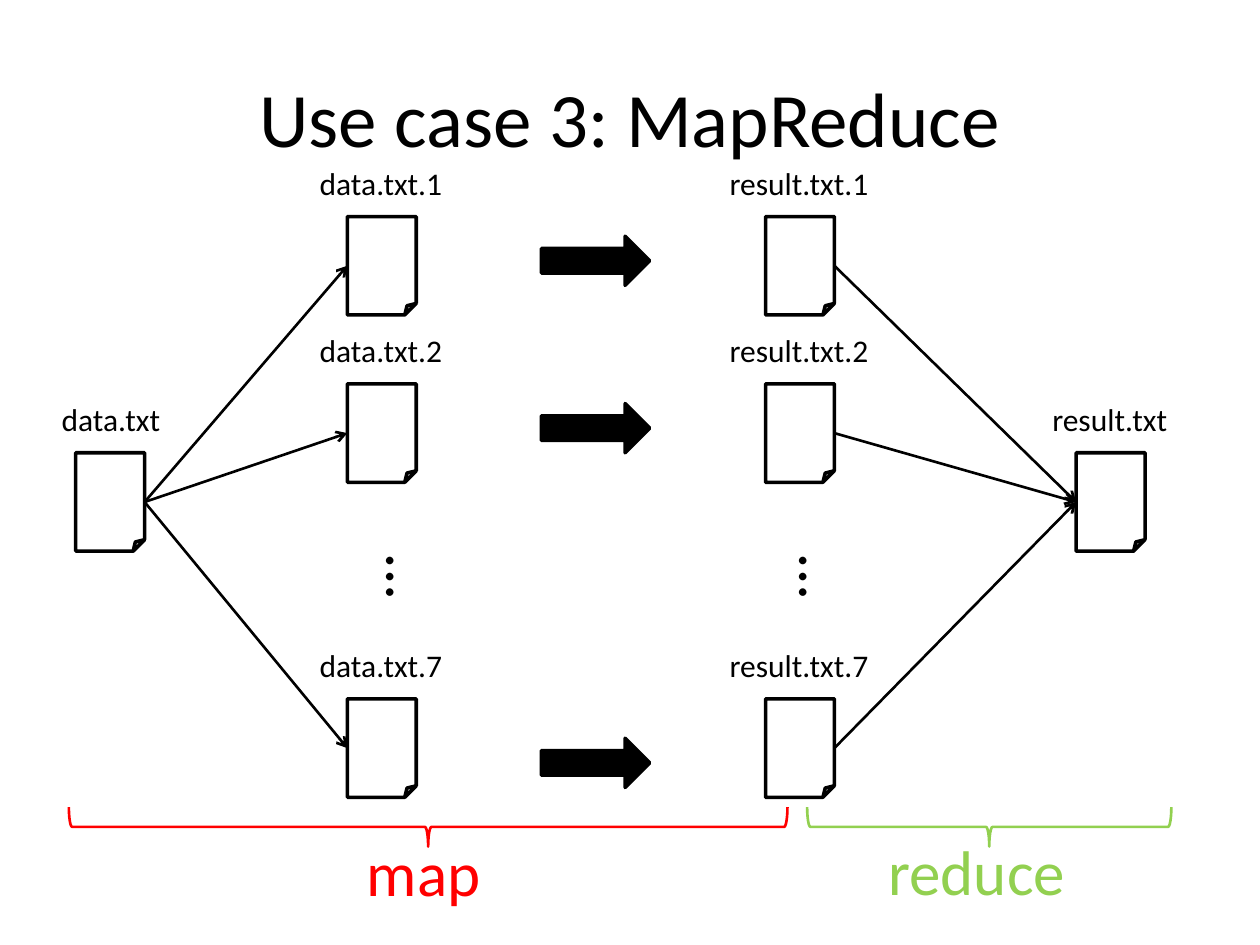
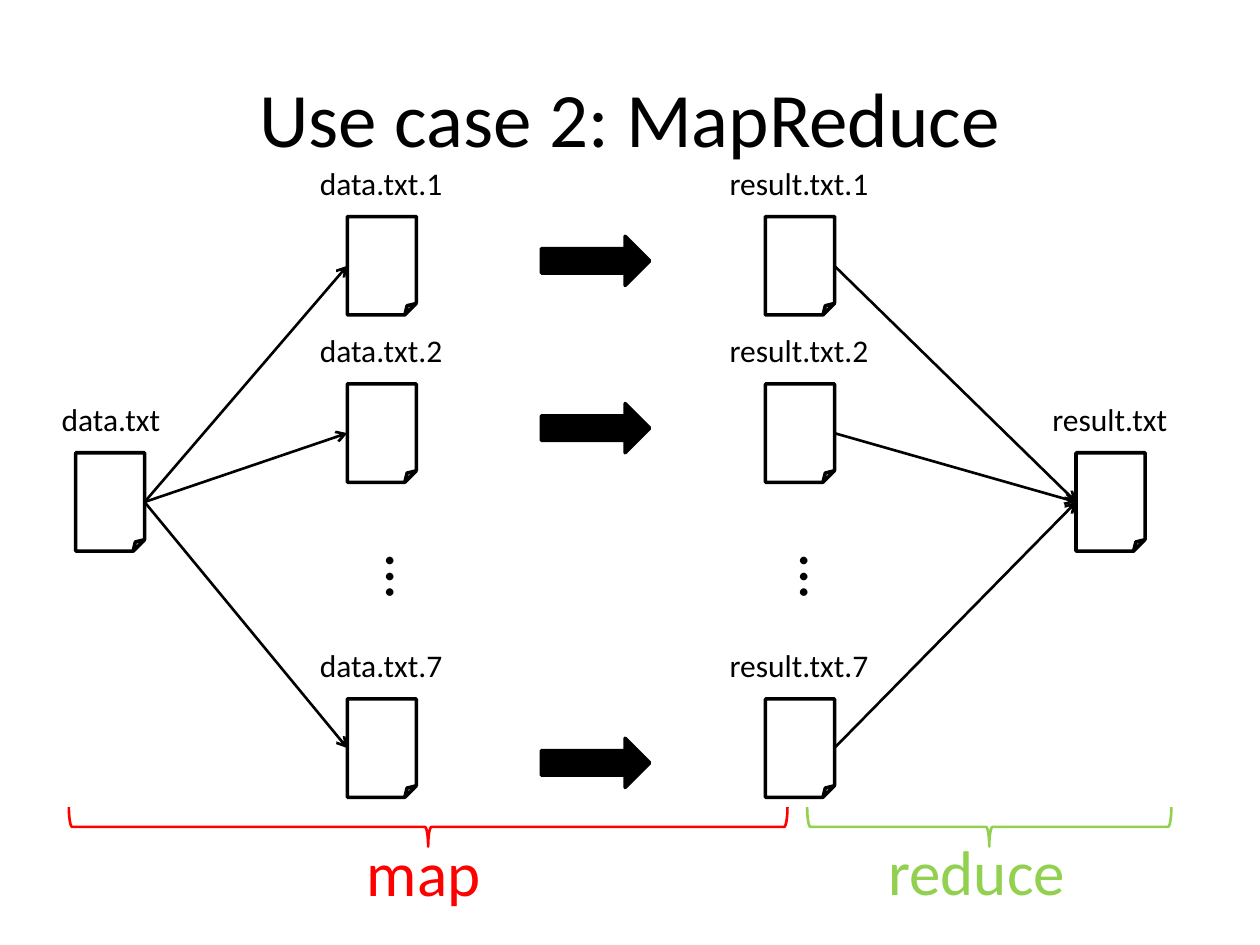
Before and after one commit to gjbex/worker, a slide deck: slide 11 of doc/worker.pptx (slide 4 before the commit). Drawn at 1260x945 pixels with LibreOffice and Linux fonts; fonts in the diff are those of the drawing. Boxes give left, top, right and bottom in pixels: in the first picture for what was removed or moved away, otherwise in the second. Text is boxed around its words. In the diff, an @@ line names an element or a change of style, - is before the commit and + after.

```diff
--- a/doc/worker.pptx
+++ b/doc/worker.pptx
@@ title at (259,93,999,160): text changed @@
-Use case 3: MapReduce
+Use case 2: MapReduce
```
Also in this commit, not shown: 8 other slides changed, 18 slides added.
